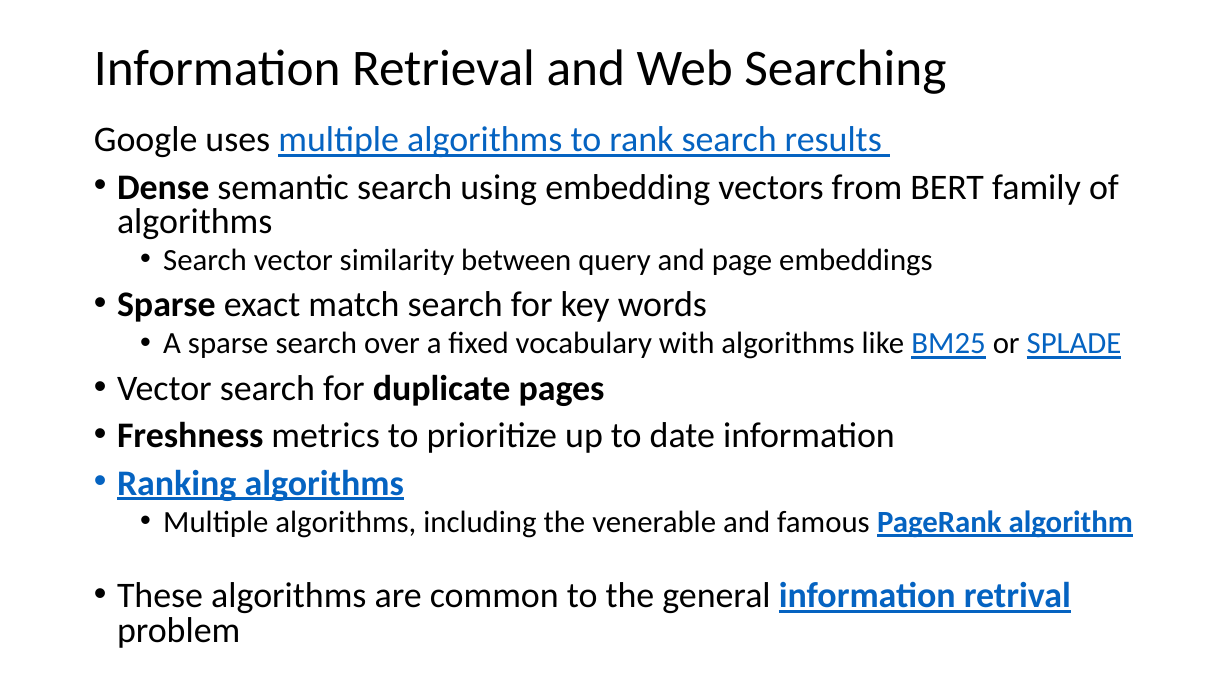
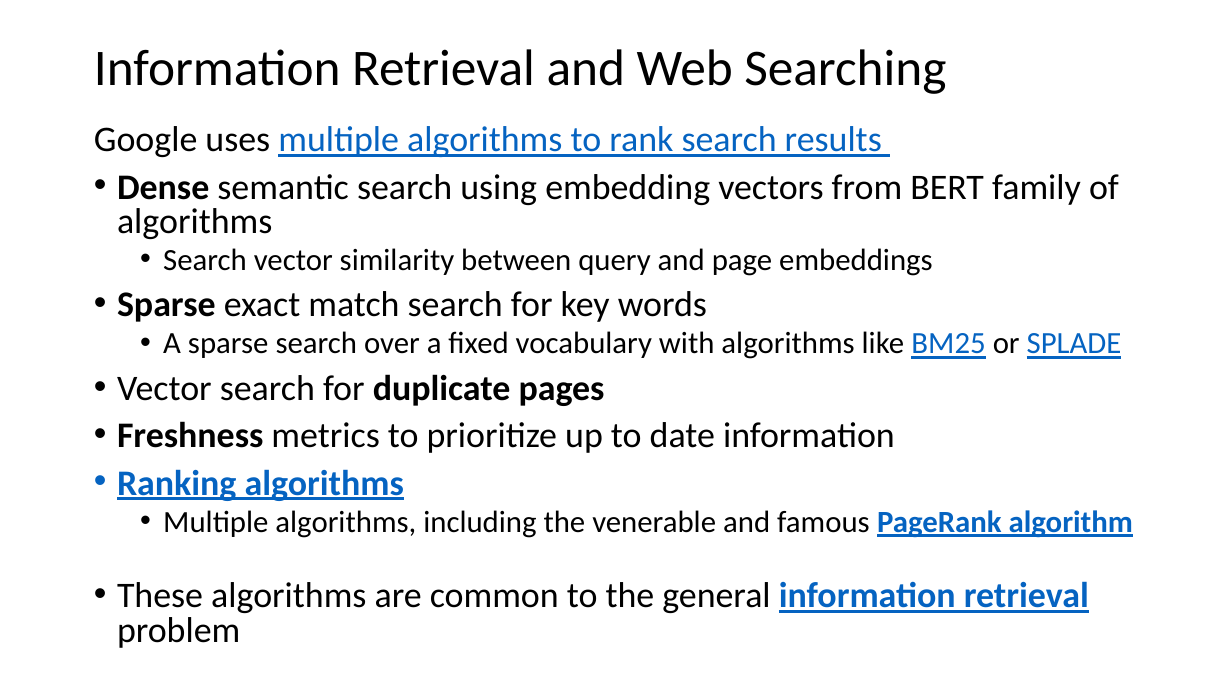
Before and after one commit to harelgabainew/school1, a slide deck: slide 12 of slides/6_InformationRetrivalSearch.pptx. Drawn at 1232x693 pixels with LibreOffice and Linux fonts; fonts in the diff are those of the drawing. Boxes give left, top, right and bottom in pixels: in the first picture for what was removed or moved away, otherwise in the second. Text is boxed around its words. In the diff, an @@ line names an element or a change of style, - is before the commit and + after.

```diff
--- a/slides/6_InformationRetrivalSearch.pptx
+++ b/slides/6_InformationRetrivalSearch.pptx
@@ text at (117,581,1089,648): text changed @@
-• These algorithms are common to the general information retrival problem
+• These algorithms are common to the general information retrieval problem
```
Also in this commit, not shown: 4 other slides changed, 2 slides added.
